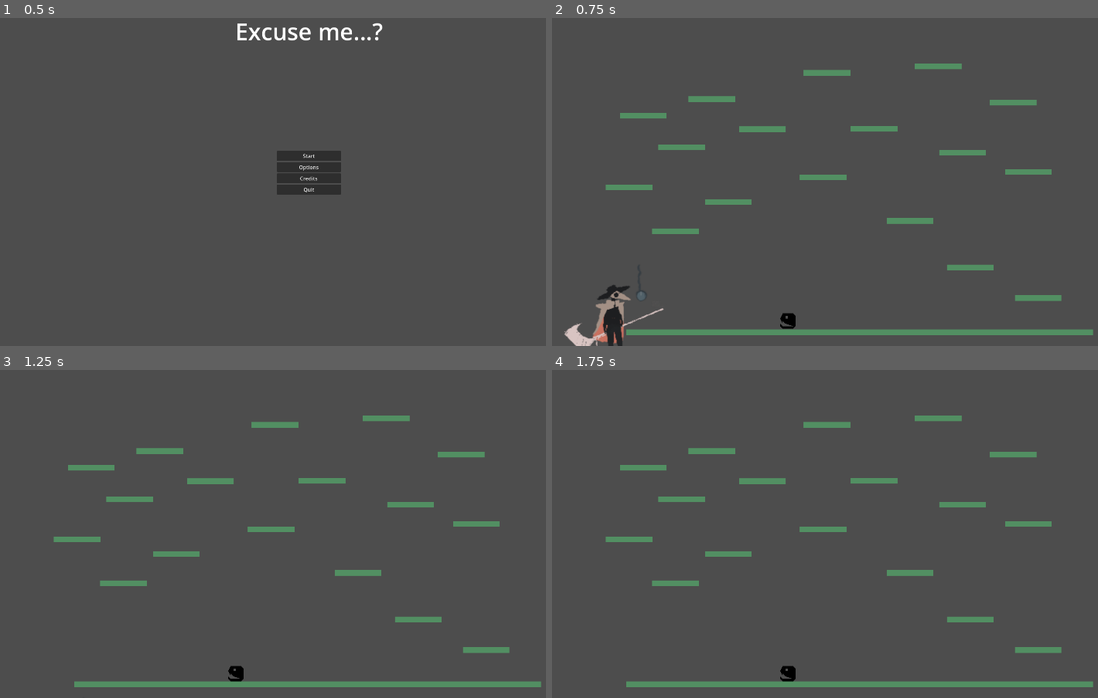
Above: before the commit, frames 1-4 (two rows, left to right).
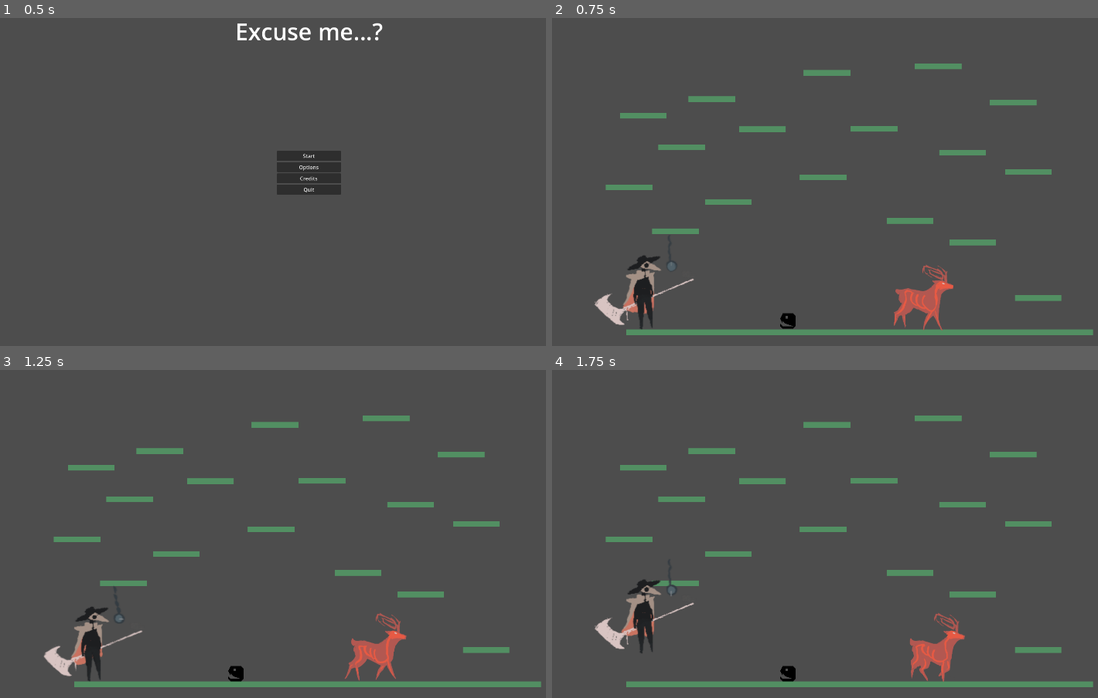
Above: after the commit, the same moments.

Repository: Vulcania/gamepathy2026
Game: Godot game, scene res://ui/title_screen/title_screen.tscn
Two runs of this game, one before a commit and one after it. Both use one fixed random seed, a clock stepped at 60 frames per second and the inputs below.
Inputs:
- Up to frame 1 (0.5 s): no input
- Up to frame 2 (0.75 s): click "Start" at 0.5 s
- Up to frame 3 (1.25 s): no input
- Up to frame 4 (1.75 s): hold D (move_right) from 1.28 s (still down); hold Alt (block) from 1.28 s (still down); tap Space (jump) at 1.52 s

Frame 1 is identical in both runs. In frame 2, 3.1% of the frame differs, in the area x 2-82%, y 67-100%; in frame 3, 2.2%; in frame 4, 2.3%.

Commit message:
fuck around and find out
einen zweiten deer enemy erstellt um meine komponenten zu testen

Diff:
--- a/enemy/paper_clip_deer/paper_clip_deer.gd
+++ b/enemy/paper_clip_deer/paper_clip_deer.gd
@@ -17,7 +17,6 @@
 
 func _ready():
 	health = max_health
-	$AnimationPlayer.play("Walk")
 
 func _physics_process(delta):
 	if not is_on_floor():
--- a/enemy/paper_clip_deer/paper_clip_deer.tscn
+++ b/enemy/paper_clip_deer/paper_clip_deer.tscn
@@ -240,10 +240,6 @@
 autoplay = &"Walk"
 
 [node name="healthbar" parent="." unique_id=1949715438 instance=ExtResource("3_up443")]
-offset_left = 56.0
-offset_top = -136.0
-offset_right = 56.0
-offset_bottom = -136.0
 
 [node name="IdleTimer" type="Timer" parent="." unique_id=171518536]
 
--- /dev/null
+++ b/enemy/paper_clip_deer/paper_clip_deer_alt/paper_clip_deer_alt.tscn
@@ -0,0 +1,203 @@
+[gd_scene format=3 uid="uid://cx7pkpfryvs2h"]
+
+[ext_resource type="Texture2D" uid="uid://cw7t0fnw7uw2q" path="res://enemy/paper_clip_deer/paper_clip_deer_assets/attack/frame_01.png" id="1_1hp03"]
+[ext_resource type="Script" uid="uid://w5du8irpptwu" path="res://scripts/paper_clip_deer_alt.gd" id="1_8de6b"]
+[ext_resource type="Texture2D" uid="uid://dlye8k46d65p2" path="res://enemy/paper_clip_deer/paper_clip_deer_assets/attack/frame_02.png" id="2_1eldf"]
+[ext_resource type="Texture2D" uid="uid://cuxh68ul1jipd" path="res://enemy/paper_clip_deer/paper_clip_deer_assets/attack/frame_03.png" id="3_8de6b"]
+[ext_resource type="Texture2D" uid="uid://dehe2tx2ieenp" path="res://enemy/paper_clip_deer/paper_clip_deer_assets/attack/frame_04.png" id="4_skc85"]
+[ext_resource type="Texture2D" uid="uid://ckvlr4xuvbean" path="res://enemy/paper_clip_deer/paper_clip_deer_assets/attack/frame_05.png" id="5_xxc5o"]
+[ext_resource type="Texture2D" uid="uid://c2a2115j5ss3m" path="res://enemy/paper_clip_deer/paper_clip_deer_assets/attack/frame_06.png" id="6_fw8ep"]
+[ext_resource type="Texture2D" uid="uid://cvwes63vl75t2" path="res://enemy/paper_clip_deer/paper_clip_deer_assets/attack/frame_07.png" id="7_kh0nl"]
+[ext_resource type="Texture2D" uid="uid://b0ulivpxn1xff" path="res://enemy/paper_clip_deer/paper_clip_deer_assets/attack/frame_08.png" id="8_a2xbp"]
+[ext_resource type="Texture2D" uid="uid://cnjxjk1u3e5k1" path="res://enemy/paper_clip_deer/paper_clip_deer_assets/attack/frame_09.png" id="9_41pob"]
+[ext_resource type="Texture2D" uid="uid://c7yjhrpb4ixo8" path="res://enemy/paper_clip_deer/paper_clip_deer_assets/attack/frame_10.png" id="10_3hk3s"]
+[ext_resource type="Texture2D" uid="uid://hs3xr53r3sha" path="res://enemy/paper_clip_deer/paper_clip_deer_assets/hit/frame_01.png" id="11_7o5q5"]
+[ext_resource type="Texture2D" uid="uid://cvobeo316ijh5" path="res://enemy/paper_clip_deer/paper_clip_deer_assets/hit/frame_02.png" id="12_j1vky"]
+[ext_resource type="Texture2D" uid="uid://cwr7827p4snpi" path="res://enemy/paper_clip_deer/paper_clip_deer_assets/hit/frame_03.png" id="13_uimqd"]
+[ext_resource type="Texture2D" uid="uid://dxpte0378rtx7" path="res://enemy/paper_clip_deer/paper_clip_deer_assets/hit/frame_04.png" id="14_l301k"]
+[ext_resource type="Texture2D" uid="uid://c28tojbbjc6l1" path="res://enemy/paper_clip_deer/paper_clip_deer_assets/hit/frame_05.png" id="15_2j1wr"]
+[ext_resource type="Texture2D" uid="uid://uchg8la348qp" path="res://enemy/paper_clip_deer/paper_clip_deer_assets/idle/frame_01.png" id="16_4u5qo"]
+[ext_resource type="Texture2D" uid="uid://c8nw1gjje2lv3" path="res://enemy/paper_clip_deer/paper_clip_deer_assets/idle/frame_02.png" id="17_jtl8x"]
+[ext_resource type="Texture2D" uid="uid://dwde64xw08a0j" path="res://enemy/paper_clip_deer/paper_clip_deer_assets/idle/frame_03.png" id="18_mcywa"]
+[ext_resource type="Texture2D" uid="uid://bcbrbmpau6j8a" path="res://enemy/paper_clip_deer/paper_clip_deer_assets/idle/frame_04.png" id="19_2mvbj"]
+[ext_resource type="Texture2D" uid="uid://dq3n7trpghitd" path="res://enemy/paper_clip_deer/paper_clip_deer_assets/idle/frame_05.png" id="20_emw61"]
+[ext_resource type="Texture2D" uid="uid://dhe5sb0u5lgoq" path="res://enemy/paper_clip_deer/paper_clip_deer_assets/idle/frame_06.png" id="21_2dp5a"]
+[ext_resource type="Texture2D" uid="uid://c0kca8q6u1vhv" path="res://enemy/paper_clip_deer/paper_clip_deer_assets/walking/frame_01.png" id="22_m1w24"]
+[ext_resource type="Texture2D" uid="uid://dkcrhs1f415ai" path="res://enemy/paper_clip_deer/paper_clip_deer_assets/walking/frame_02.png" id="23_yuut5"]
+[ext_resource type="Texture2D" uid="uid://w8cm08ksyqtk" path="res://enemy/paper_clip_deer/paper_clip_deer_assets/walking/frame_03.png" id="24_ewgym"]
+[ext_resource type="Texture2D" uid="uid://bjatkrd8uhnl0" path="res://enemy/paper_clip_deer/paper_clip_deer_assets/walking/frame_04.png" id="25_n6sje"]
+[ext_resource type="Texture2D" uid="uid://evpbn0f82kps" path="res://enemy/paper_clip_deer/paper_clip_deer_assets/walking/frame_05.png" id="26_3ho5f"]
+[ext_resource type="Texture2D" uid="uid://c02qdkmplkism" path="res://enemy/paper_clip_deer/paper_clip_deer_assets/walking/frame_06.png" id="27_l5ctp"]
+[ext_resource type="Texture2D" uid="uid://cy1y0gl1h2qht" path="res://enemy/paper_clip_deer/paper_clip_deer_assets/walking/frame_07.png" id="28_hott6"]
+[ext_resource type="Texture2D" uid="uid://2d2agsfpfqve" path="res://enemy/paper_clip_deer/paper_clip_deer_assets/walking/frame_08.png" id="29_m7606"]
+[ext_resource type="Script" uid="uid://cl1qdh4hd1gyn" path="res://scripts/hitbox.gd" id="30_1eldf"]
+[ext_resource type="Script" uid="uid://rivf4at1c0yd" path="res://scripts/hurtbox.gd" id="30_8de6b"]
+[ext_resource type="PackedScene" uid="uid://dc5k83g31j3su" path="res://health/HealthComponent.tscn" id="33_xxc5o"]
+
+[sub_resource type="SpriteFrames" id="SpriteFrames_018v0"]
+animations = [{
+"frames": [{
+"duration": 1.0,
+"texture": ExtResource("1_1hp03")
+}, {
+"duration": 1.0,
+"texture": ExtResource("2_1eldf")
+}, {
+"duration": 1.0,
+"texture": ExtResource("3_8de6b")
+}, {
+"duration": 1.0,
+"texture": ExtResource("4_skc85")
+}, {
+"duration": 1.0,
+"texture": ExtResource("5_xxc5o")
+}, {
+"duration": 1.0,
+"texture": ExtResource("6_fw8ep")
+}, {
+"duration": 1.0,
+"texture": ExtResource("7_kh0nl")
+}, {
+"duration": 1.0,
+"texture": ExtResource("8_a2xbp")
+}, {
+"duration": 1.0,
+"texture": ExtResource("9_41pob")
+}, {
+"duration": 1.0,
+"texture": ExtResource("10_3hk3s")
+}],
+"loop": true,
+"name": &"attack",
+"speed": 7.0
+}, {
+"frames": [{
+"duration": 1.0,
+"texture": ExtResource("11_7o5q5")
+}, {
+"duration": 1.0,
+"texture": ExtResource("12_j1vky")
+}, {
+"duration": 1.0,
+"texture": ExtResource("13_uimqd")
+}, {
+"duration": 1.0,
+"texture": ExtResource("14_l301k")
+}, {
+"duration": 1.0,
+"texture": ExtResource("15_2j1wr")
+}],
+"loop": true,
+"name": &"hit",
+"speed": 6.0
+}, {
+"frames": [{
+"duration": 1.0,
+"texture": ExtResource("16_4u5qo")
+}, {
+"duration": 1.0,
+"texture": ExtResource("17_jtl8x")
+}, {
+"duration": 1.0,
+"texture": ExtResource("18_mcywa")
+}, {
+"duration": 1.0,
+"texture": ExtResource("19_2mvbj")
+}, {
+"duration": 1.0,
+"texture": ExtResource("20_emw61")
+}, {
+"duration": 1.0,
+"texture": ExtResource("21_2dp5a")
+}],
+"loop": true,
+"name": &"idle",
+"speed": 3.0
+}, {
+"frames": [{
+"duration": 1.0,
+"texture": ExtResource("22_m1w24")
+}, {
+"duration": 1.0,
+"texture": ExtResource("23_yuut5")
+}, {
+"duration": 1.0,
+"texture": ExtResource("24_ewgym")
+}, {
+"duration": 1.0,
+"texture": ExtResource("25_n6sje")
+}, {
+"duration": 1.0,
+"texture": ExtResource("26_3ho5f")
+}, {
+"duration": 1.0,
+"texture": ExtResource("27_l5ctp")
+}, {
+"duration": 1.0,
+"texture": ExtResource("28_hott6")
+}, {
+"duration": 1.0,
+"texture": ExtResource("29_m7606")
+}],
+"loop": true,
+"name": &"walking",
+"speed": 5.0
+}]
+
+[sub_resource type="RectangleShape2D" id="RectangleShape2D_8de6b"]
+size = Vector2(165, 209)
+
+[sub_resource type="RectangleShape2D" id="RectangleShape2D_xxc5o"]
+size = Vector2(162, 159)
+
+[sub_resource type="RectangleShape2D" id="RectangleShape2D_skc85"]
+size = Vector2(222, 203)
+
+[sub_resource type="RectangleShape2D" id="RectangleShape2D_fw8ep"]
+size = Vector2(20, 251)
+
+[node name="PaperClipDeerAlt" type="CharacterBody2D" unique_id=1792961073]
+script = ExtResource("1_8de6b")
+
+[node name="AnimatedSprite2D" type="AnimatedSprite2D" parent="." unique_id=972077978]
+position = Vector2(-63, 0)
+sprite_frames = SubResource("SpriteFrames_018v0")
+animation = &"idle"
+
+[node name="BoundaryShape" type="CollisionShape2D" parent="." unique_id=633684332]
+light_mask = 0
+position = Vector2(-3.5, -7.5)
+shape = SubResource("RectangleShape2D_8de6b")
+
+[node name="RayCast2D" type="RayCast2D" parent="." unique_id=1027721801]
+position = Vector2(-227, 55)
+
+[node name="EnemyHurtbox" type="Area2D" parent="." unique_id=1610434346]
+position = Vector2(-0.5, 17.5)
+script = ExtResource("30_8de6b")
+
+[node name="enemy_hurtbox" type="CollisionShape2D" parent="EnemyHurtbox" unique_id=1981601472]
+position = Vector2(-11.5, -7)
+shape = SubResource("RectangleShape2D_xxc5o")
+
+[node name="EnemyHitbox" type="Area2D" parent="." unique_id=964855716]
+script = ExtResource("30_1eldf")
+
+[node name="enemy_hitbox" type="CollisionShape2D" parent="EnemyHitbox" unique_id=188447874]
+position = Vector2(-58, -35.5)
+shape = SubResource("RectangleShape2D_skc85")
+
+[node name="HealthComponent" parent="." unique_id=1032837444 instance=ExtResource("33_xxc5o")]
+metadata/_edit_use_anchors_ = true
+
+[node name="VerticalCollision" type="Area2D" parent="." unique_id=353087537]
+position = Vector2(-229, -3)
+
+[node name="CollisionShape2D" type="CollisionShape2D" parent="VerticalCollision" unique_id=899164876]
+position = Vector2(2, -18)
+shape = SubResource("RectangleShape2D_fw8ep")
+
+[connection signal="body_entered" from="EnemyHurtbox" to="." method="_on_boundary_shape_body_entered"]
+[connection signal="depleted_health" from="HealthComponent" to="." method="_on_health_component_depleted_health"]
+[connection signal="health_changed" from="HealthComponent" to="." method="_on_health_component_health_changed"]
+[connection signal="body_entered" from="VerticalCollision" to="." method="_on_vertical_collision_body_entered"]
--- a/health/HealthComponent.tscn
+++ b/health/HealthComponent.tscn
@@ -1,6 +1,6 @@
 [gd_scene format=3 uid="uid://dc5k83g31j3su"]
 
-[ext_resource type="Script" uid="uid://42tcyoxr3bs" path="res://health/health_component.gd" id="1_v6l8b"]
+[ext_resource type="Script" uid="uid://42tcyoxr3bs" path="res://scripts/health_component.gd" id="1_v6l8b"]
 
 [node name="HealthComponent" type="Control" unique_id=1032837444]
 layout_mode = 3
--- a/health/Healthbar.tscn
+++ b/health/Healthbar.tscn
@@ -1,20 +1,10 @@
 [gd_scene format=3 uid="uid://b8pbr6khyr1xh"]
 
-[ext_resource type="Script" uid="uid://bie4wu05xnn2b" path="res://health/healthbar.gd" id="1_dn7v2"]
+[ext_resource type="Script" uid="uid://bie4wu05xnn2b" path="res://scripts/healthbar.gd" id="1_dn7v2"]
 
-[node name="healthbar" type="Control" unique_id=1949715438]
-layout_mode = 3
-anchors_preset = 15
-anchor_right = 1.0
-anchor_bottom = 1.0
-grow_horizontal = 2
-grow_vertical = 2
+[node name="Healthbar" type="Node2D" unique_id=112998173]
 script = ExtResource("1_dn7v2")
 
 [node name="ColorRect" type="ColorRect" parent="." unique_id=895126413]
-layout_mode = 0
-offset_left = -50.0
-offset_top = -2.0
-offset_right = 50.0
-offset_bottom = 2.0
+offset_bottom = 1080.0
 color = Color(0.60686415, 0.19815129, 0.09666056, 1)
--- a/level/test_level.tscn
+++ b/level/test_level.tscn
@@ -2,6 +2,7 @@
 
 [ext_resource type="PackedScene" uid="uid://dqu1i03enuje5" path="res://player/player.tscn" id="1_dsqel"]
 [ext_resource type="PackedScene" uid="uid://i3akofxem4v" path="res://enemy/yeetee_enemy.tscn" id="1_s65ib"]
+[ext_resource type="PackedScene" uid="uid://cx7pkpfryvs2h" path="res://enemy/paper_clip_deer/paper_clip_deer_alt/paper_clip_deer_alt.tscn" id="3_w72v2"]
 
 [sub_resource type="RectangleShape2D" id="RectangleShape2D_s65ib"]
 size = Vector2(145, 18)
@@ -166,10 +167,11 @@
 position = Vector2(1299, 836)
 
 [node name="CollisionShape2D" type="CollisionShape2D" parent="Platform16" unique_id=43581420]
+position = Vector2(9, -78)
 shape = SubResource("RectangleShape2D_s65ib")
 
 [node name="Polygon2D" type="Polygon2D" parent="Platform16" unique_id=1927290005]
-position = Vector2(-173, -62)
+position = Vector2(-165, -140)
 color = Color(0.32156864, 0.56078434, 0.38431373, 1)
 polygon = PackedVector2Array(101, 53, 246, 53, 246, 71, 101, 71)
 
@@ -212,5 +214,8 @@
 mass = 0.005
 
 [node name="Player" parent="." unique_id=166332311 instance=ExtResource("1_dsqel")]
-position = Vector2(303, 994)
+position = Vector2(387, 908)
 scale = Vector2(2, 2)
+
+[node name="PaperClipDeerAlt" parent="." unique_id=23731481 instance=ExtResource("3_w72v2")]
+position = Vector2(1139, 925)
--- a/player/player.tscn
+++ b/player/player.tscn
@@ -433,7 +433,7 @@
 
 [node name="AttackArea" type="Area2D" parent="." unique_id=825963861]
 
-[node name="CollisionShape2D" type="CollisionShape2D" parent="AttackArea" unique_id=1701210703]
+[node name="player_attack" type="CollisionShape2D" parent="AttackArea" unique_id=1701210703]
 position = Vector2(6, -16)
 rotation = 1.5707964
 shape = SubResource("CapsuleShape2D_8pxes")
--- a/project.godot
+++ b/project.godot
@@ -73,6 +73,10 @@
 ]
 }
 
+[layer_names]
+
+2d_render/layer_1="Environment"
+
 [physics]
 
 3d/physics_engine="Jolt Physics"
--- a/health/health_component.gd
+++ b/scripts/health_component.gd
@@ -1,13 +1,13 @@
 class_name HealthComponent
-extends Node2D
+extends Control
 
 
-@export var max_health : int = 100
+@export var max_health : int = 10
 
 var current_health : int = max_health
 
 signal depleted_health
-signal health_changed(current_health)
+signal health_changed(current_health : int)
 signal full_health_restored
 
 # Take Damage
--- a/health/healthbar.gd
+++ b/scripts/healthbar.gd
@@ -1,4 +1,4 @@
-extends Control
+extends Area2D
 
 @onready var max_bar_fill = $ColorRect.size.x
 var bar_fill_amount : float
--- a/health/hitbox.gd
+++ b/scripts/hitbox.gd
@@ -1,15 +1,15 @@
 extends Area2D
 class_name Hitbox
 
-@export var damage_dealt : int
-@export var hitbox_shape : CollisionShape2D
-@export var hitbox_lifetime : float
+var damage_dealt : int
+var hitbox_shape : CollisionShape2D
+var hitbox_lifetime : float
 
-# Initialize variables
-#func _init(_damage_dealt : int, _hitbox_shape : CollisionShape2D, _hitbox_lifetime : float) -> void:
-	#damage_dealt = _damage_dealt
-	#hitbox_shape = _hitbox_shape
-	#hitbox_lifetime = _hitbox_lifetime
+#Initialize variables
+func _init(_damage_dealt : int, _hitbox_shape : CollisionShape2D, _hitbox_lifetime : float) -> void:
+	damage_dealt = _damage_dealt
+	hitbox_shape = _hitbox_shape
+	hitbox_lifetime = _hitbox_lifetime
 
 func _ready() -> void:
 	monitorable = false # Can't be detected by other shapes
@@ -26,7 +26,8 @@
 		collision_shape.shape = hitbox_shape
 		add_child(collision_shape)
 
-	# TODO set collision layers and masks
+	collision_layer = 2
+	collision_mask = 0
 
 func _on_area_entered(area: Area2D) -> void:
 	if not area.has_method("receive_hit"):
--- a/health/hurtbox.gd
+++ b/scripts/hurtbox.gd
@@ -6,7 +6,9 @@
 func _ready() -> void:
 	monitoring = false # Doesn't detect other shapes
 
-# TODO set collision layers and masks
+	collision_layer = 0
+	collision_mask = 2
+
 
 func receive_hit(damage : int) -> void:
 	owner_health_component.decrease_health(damage)
--- /dev/null
+++ b/scripts/paper_clip_deer_alt.gd
@@ -0,0 +1,65 @@
+extends CharacterBody2D
+
+@export var speed : int = 40
+#@export var gravity : int = 10
+
+var current_health : int
+var facing_right = false
+#var velocity : Vector2
+var gravity = ProjectSettings.get_setting("physics/2d/default_gravity")
+
+@onready var ray_cast = $RayCast2D
+@onready var vert_collision = $VerticalCollision
+
+signal player_was_hit
+signal enemy_was_hit
+
+func _ready() -> void:
+	current_health = $HealthComponent.max_health
+	$AnimatedSprite2D.play("walking")
+
+func _physics_process(delta: float):
+	#move_character()
+	if !ray_cast.is_colliding():
+		flip()
+
+	#if !vert_collision.is_colliding():
+		#flip()
+
+	velocity.x = speed
+
+	if not is_on_floor():
+		velocity.y += gravity * delta
+
+	move_and_slide()
+
+func flip():
+	facing_right = !facing_right
+	scale.x = abs(scale.x)*-1
+	if facing_right:
+		speed = abs(speed)
+	else:
+		speed = abs(speed)*-1
+
+#func move_character():
+	#move_local_x(-speed)
+	#move_local_y(gravity)
+
+func detect_environment():
+	pass
+
+func _on_boundary_shape_body_entered(body: Node2D) -> void:
+	if (body.name == "Player"):
+		player_was_hit.emit()
+	if (body.name == "player_attack"):
+		enemy_was_hit.emit()
+
+func _on_health_component_depleted_health() -> void:
+	# death animation
+	queue_free()
+
+func _on_health_component_health_changed(current_health: int) -> void:
+	pass # change healthbar?
+
+func _on_vertical_collision_body_entered(body: CollisionShape2D) -> void:
+	flip()
Renamed: health/health_component.gd.uid -> scripts/health_component.gd.uid
Renamed: health/healthbar.gd.uid -> scripts/healthbar.gd.uid
Renamed: health/hitbox.gd.uid -> scripts/hitbox.gd.uid
Renamed: health/hurtbox.gd.uid -> scripts/hurtbox.gd.uid
Not shown, added: scripts/paper_clip_deer_alt.gd.uid
Not shown, added: enemy/paper_clip_deer/paper_clip_deer_alt/paper_clip_deer_alt.tscn3367296663.tmp
Not shown, added: enemy/paper_clip_deer/paper_clip_deer_alt/paper_clip_deer_alt.tscn3430112846.tmp
